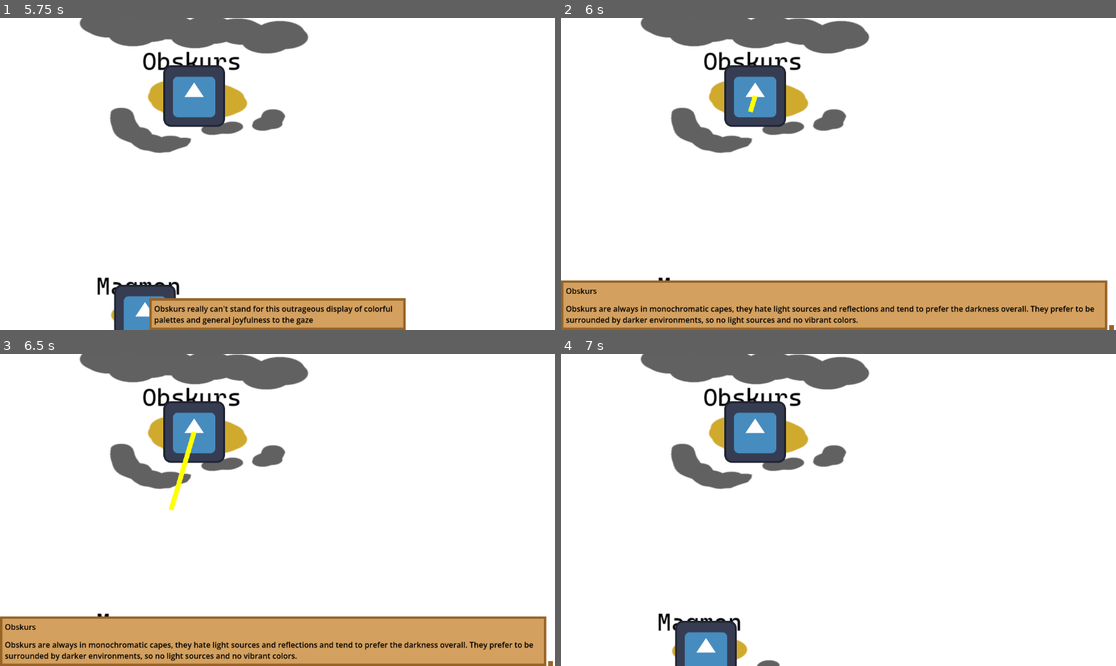
Above: before the commit, frames 1-4 (two rows, left to right).
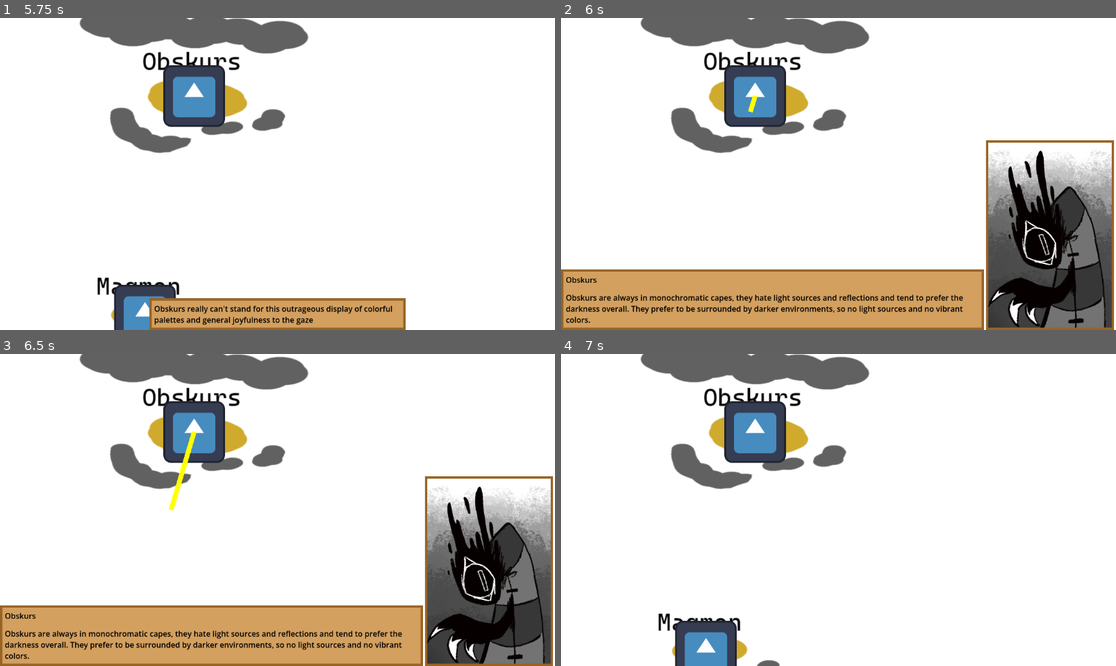
Above: after the commit, the same moments.

Repository: MaddestOfLads/jam-for-a-cause-team-stick-bug-game
Game: Godot game, scene res://Scene/map.tscn
Same seed, same stepped clock (60 frames per second), same inputs: the game is played once before the commit and once after it. The engine's default icon, where the game draws it, is replaced by a stand-in: a white triangle on a blue panel in a dark square.
Inputs (mouse positions are in pixels of both pictures, inside the frame that each line leads up to):
- Up to frame 1 (5.75 s): tap Enter at 0.5, 2, 3.5 s; drag from (233, 127) to (549, 108) at 0.52 s; tap Space at 1.25, 2.75, 4.25 s; drag from (111, 255) to (310, 21) at 1.27 s; move the mouse to (316, 276) at 2.02 s; press the mouse at (316, 276) at 2.03 s; release the mouse at (316, 276) at 2.75 s; drag from (249, 236) to (111, 127) at 2.77 s; drag from (427, 323) to (305, 174) at 3.52 s; drag from (477, 105) to (194, 96) at 4.27 s; move the mouse to (305, 174) at 5.02 s; press the mouse at (305, 174) at 5.03 s
- Up to frame 2 (6 s): release the mouse at (866, 174) at 5.75 s; drag from (755, 96) to (727, 189) at 5.77 s
- Up to frame 3 (6.5 s): no input
- Up to frame 4 (7 s): move the mouse to (960, 494) at 6.52 s; press the mouse at (960, 494) at 6.53 s

Frame 1 is identical in both runs. In frame 2, 18% of the frame differs, in the area x 0-100%, y 39-100%; in frame 3, 18%; in frame 4, nothing differs.

Commit message:
Added current race portraits, RacePortraitDict

Diff:
--- a/Script/race_db.gd
+++ b/Script/race_db.gd
@@ -70,6 +70,36 @@
 	Races.Pollies: "Pollies",
 	Races.Splats: "Splats",
 	Races.Bloobs: "Bloobs",
+}
+
+const RacePortraitDict := {
+	Races.Obskurs: preload("uid://doneengny72nr"),
+	Races.Sparkies: preload("uid://bvux8o1f82syn"),
+	Races.Grumples: null,
+	Races.Tympanies: preload("uid://bh20m83qu65y2"),
+	Races.Bookworms: preload("uid://co7cwxmhp32et"),
+	Races.Sniffies: null,
+	Races.Partylooms: null,
+	Races.Zappyfunkies: null,
+	Races.Ews: null,
+	Races.Wooshywoosh: null,
+	Races.Perfeaus: null,
+	Races.Rigorins: preload("uid://dgvvdmgj470ej"),
+	Races.Icyglops: null,
+	Races.Ferragons: null,
+	Races.Magmen: null,
+	Races.Swoopers: null,
+	Races.Goops: preload("uid://c4w0fh58boqce"),
+	Races.Gloops: null,
+	Races.Lazies: null,
+	Races.Joggernauts: null,
+	Races.Masozhops: preload("uid://ch1iou6tqhfaf"),
+	Races.Frewfrews: null,
+	Races.Paperies: preload("uid://bnl7jlfqcpr0s"),
+	Races.Lovidovis: null,
+	Races.Pollies: preload("uid://cmun5sjj0trgj"),
+	Races.Splats: null,
+	Races.Bloobs: preload("uid://lhc3h8o7afbl"),
 }
 
 
--- a/Script/ui.gd
+++ b/Script/ui.gd
@@ -20,9 +20,7 @@
 	if race_name_label and race_description_label and race_image_texture_rect:
 		race_name_label.text = RaceDb.get_race_name_as_text(island.inhabiting_race)
 		race_description_label.text = RaceDb.get_description(island.inhabiting_race)
-
-		# TODO: FINALIZE WHEN TEXTURES AVAILABLE
-		race_image_texture_rect.texture = null
+		race_image_texture_rect.texture = RaceDb.RacePortraitDict[island.inhabiting_race]
 		race_description_ui.show()
 
 	else:
@@ -33,9 +31,7 @@
 	if race_name_label and race_description_label and race_image_texture_rect:
 		race_name_label.text = RaceDb.get_race_name_as_text(_prev_island.inhabiting_race)
 		race_description_label.text = RaceDb.get_description(_prev_island.inhabiting_race)
-
-		# TODO: FINALIZE WHEN TEXTURES AVAILABLE
-		race_image_texture_rect.texture = null
+		race_image_texture_rect.texture = RaceDb.RacePortraitDict[_prev_island.inhabiting_race]
 		race_description_ui.show()
 
 func clear_details() -> void:
Binary file added: Resource/Sprite/Race Portraits/Bloobs.png
Not shown, added: Resource/Sprite/Race Portraits/Bloobs.png.import
Binary file added: Resource/Sprite/Race Portraits/Bookworm.png
Not shown, added: Resource/Sprite/Race Portraits/Bookworm.png.import
Binary file added: Resource/Sprite/Race Portraits/Goops.png
Not shown, added: Resource/Sprite/Race Portraits/Goops.png.import
Binary file added: Resource/Sprite/Race Portraits/Masochzops.png
Not shown, added: Resource/Sprite/Race Portraits/Masochzops.png.import
Binary file added: Resource/Sprite/Race Portraits/Obskurs.png
Not shown, added: Resource/Sprite/Race Portraits/Obskurs.png.import
Binary file added: Resource/Sprite/Race Portraits/Paperies.png
Not shown, added: Resource/Sprite/Race Portraits/Paperies.png.import
(and 8 more such lines)
